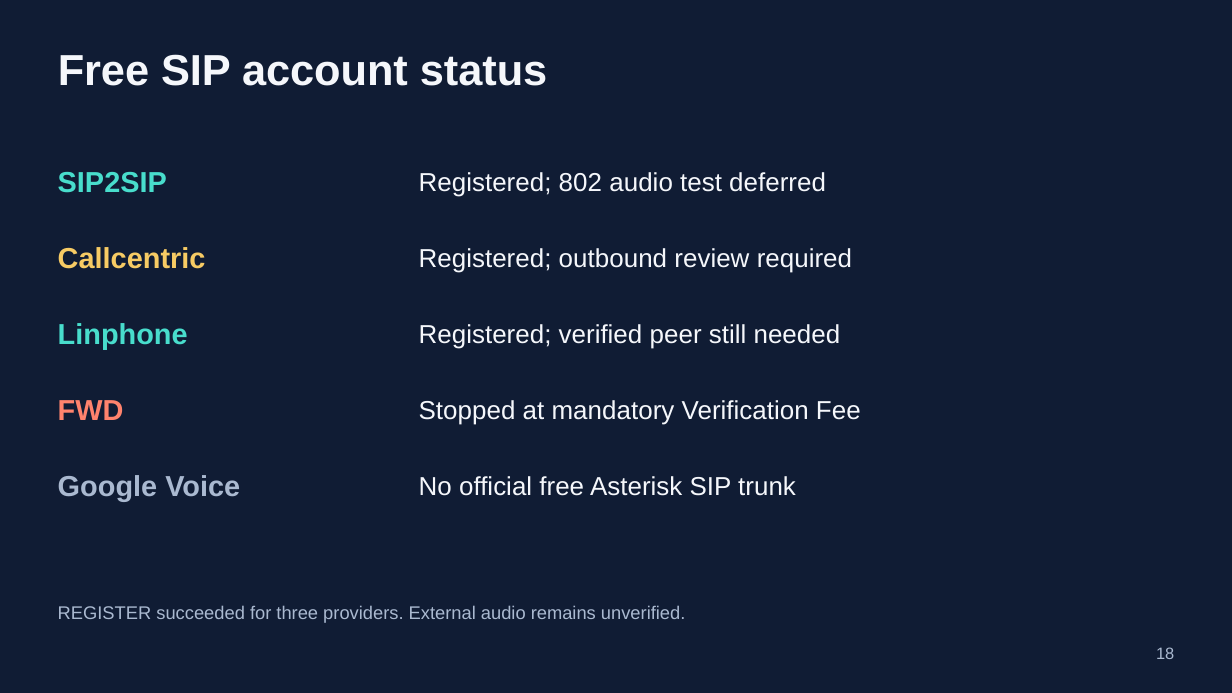
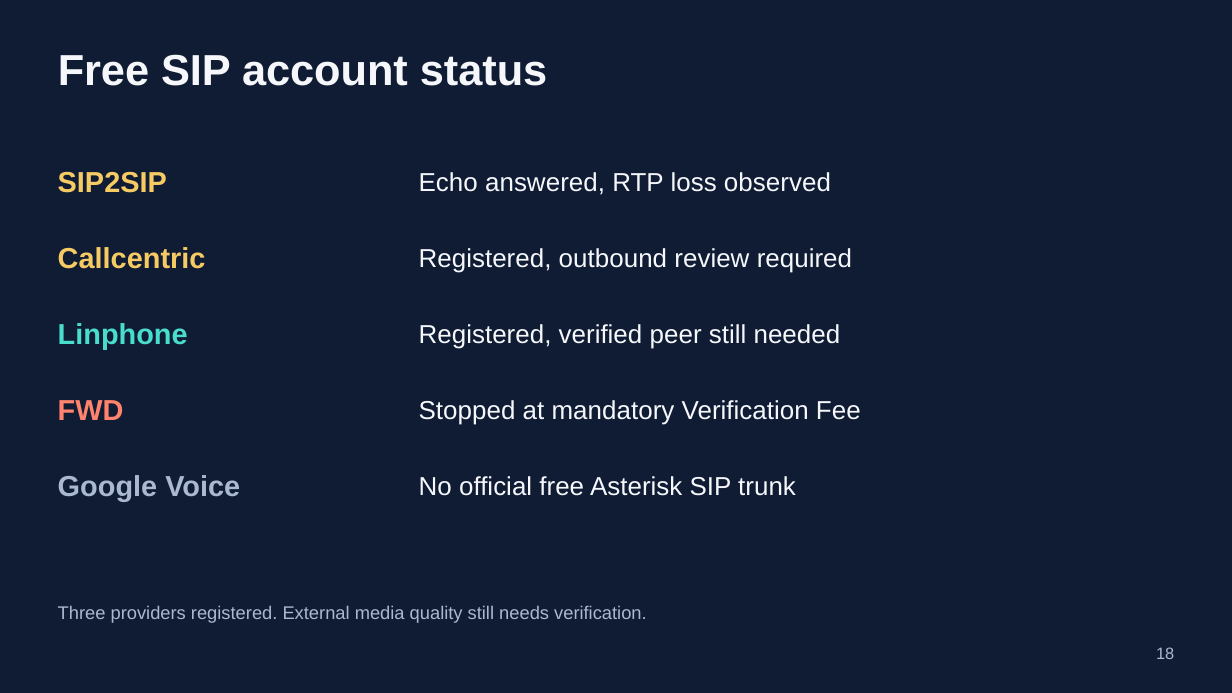
Before and after one commit to 4alvit/cisco-home-telephony, a slide deck: slide 18 of docs/slides/cisco-home-telephony.pptx. Drawn at 1232x693 pixels with LibreOffice and Linux fonts; fonts in the diff are those of the drawing. Boxes give left, top, right and bottom in pixels: in the first picture for what was removed or moved away, otherwise in the second. Text is boxed around its words. In the diff, an @@ line names an element or a change of style, - is before the commit and + after.

```diff
--- a/docs/slides/cisco-home-telephony.pptx
+++ b/docs/slides/cisco-home-telephony.pptx
@@ text "SIP2SIP" at <box>58,172,167,193</box>: text colour #48DDCC to #F7CB64 @@
@@ text at <box>419,172,831,195</box>: text changed @@
-Registered; 802 audio test deferred
+Echo answered, RTP loss observed
@@ text at <box>419,248,852,273</box>: text changed @@
-Registered; outbound review required
+Registered, outbound review required
@@ text at <box>419,324,841,349</box>: text changed @@
-Registered; verified peer still needed
+Registered, verified peer still needed
@@ text at <box>58,605,647,623</box>: text changed @@
-REGISTER succeeded for three providers. External audio remains unverified.
+Three providers registered. External media quality still needs verification.
```
Also in this commit, not shown: 5 other slides changed, 28 other files.
